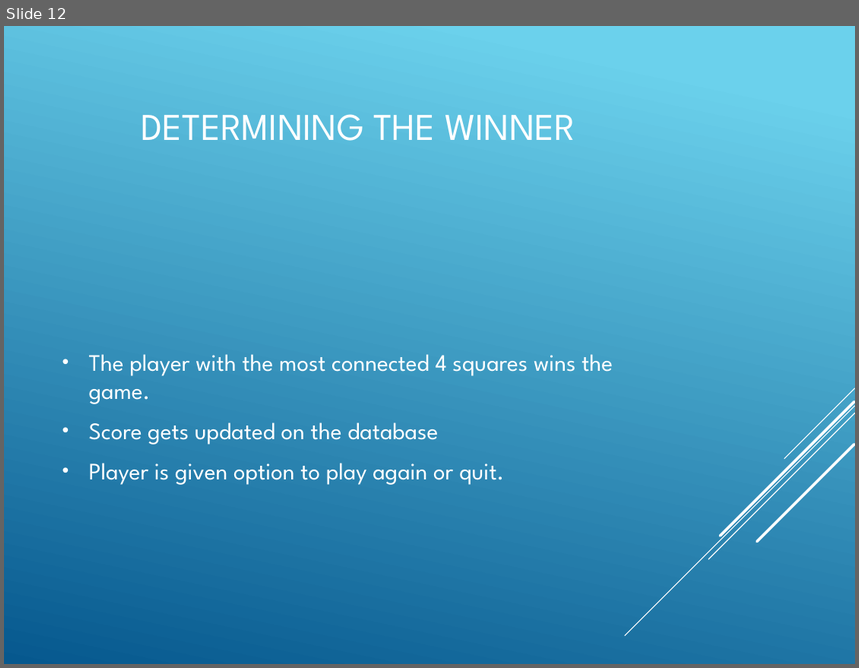
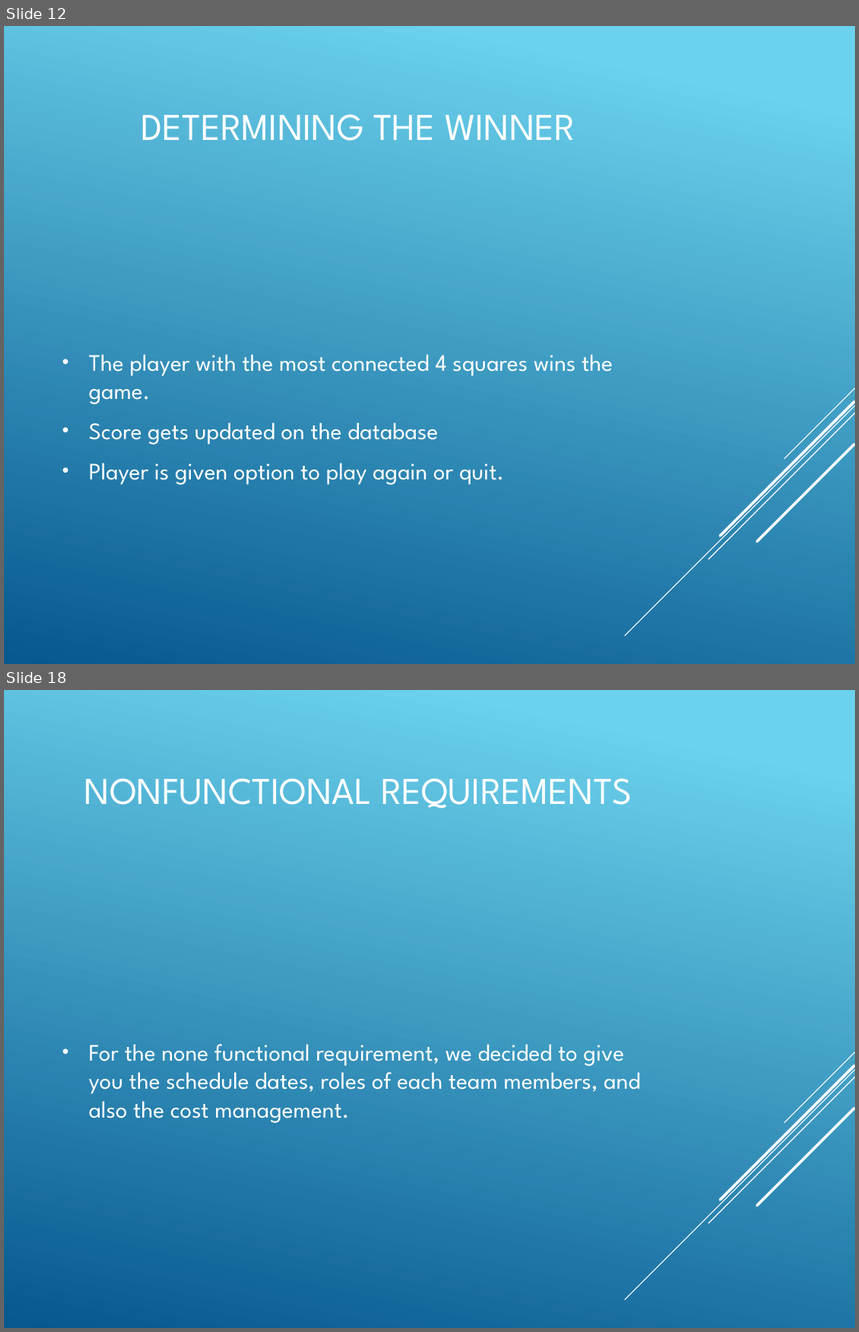
Before and after one commit to Amatarasu/A-Team, a slide deck: Power Point Presentation-bk.pptx. Shown one above the other, each under a label of ours: slide 12 before the commit, slides 12 and 18 after it; the slides between them are not shown. The pictures are 859x668 and 859x1332 pixels, drawn with LibreOffice and Linux fonts; fonts in the diff are those of the drawing. Boxes give left, top, right and bottom in pixels: in the first picture for what was removed or moved away, otherwise in the second. Text is boxed around its words. In the diff, an @@ line names an element or a change of style, - is before the commit and + after.

```diff
--- a/Power Point Presentation-bk.pptx
+++ b/Power Point Presentation-bk.pptx
@@ slide 18 added at <box>4,690,855,1328</box>, background gradient #6ED2EB to #06588E; not listed: 5 template elements that a slide beside it also shows @@
@@ title added at <box>85,778,633,809</box>, 32 pt, text #FFFFFF @@
+NONFUNCTIONAL REQUIREMENTS
@@ text added at <box>89,1044,640,1123</box>, 20 pt, text #FFFFFF @@
+• For the none functional requirement, we decided to give you the schedule dates, roles of each team members, and also the cost management.
```
Also in this commit, not shown: 1 slide changed, 11 other slides added, 1 slide removed, 8 other files.
